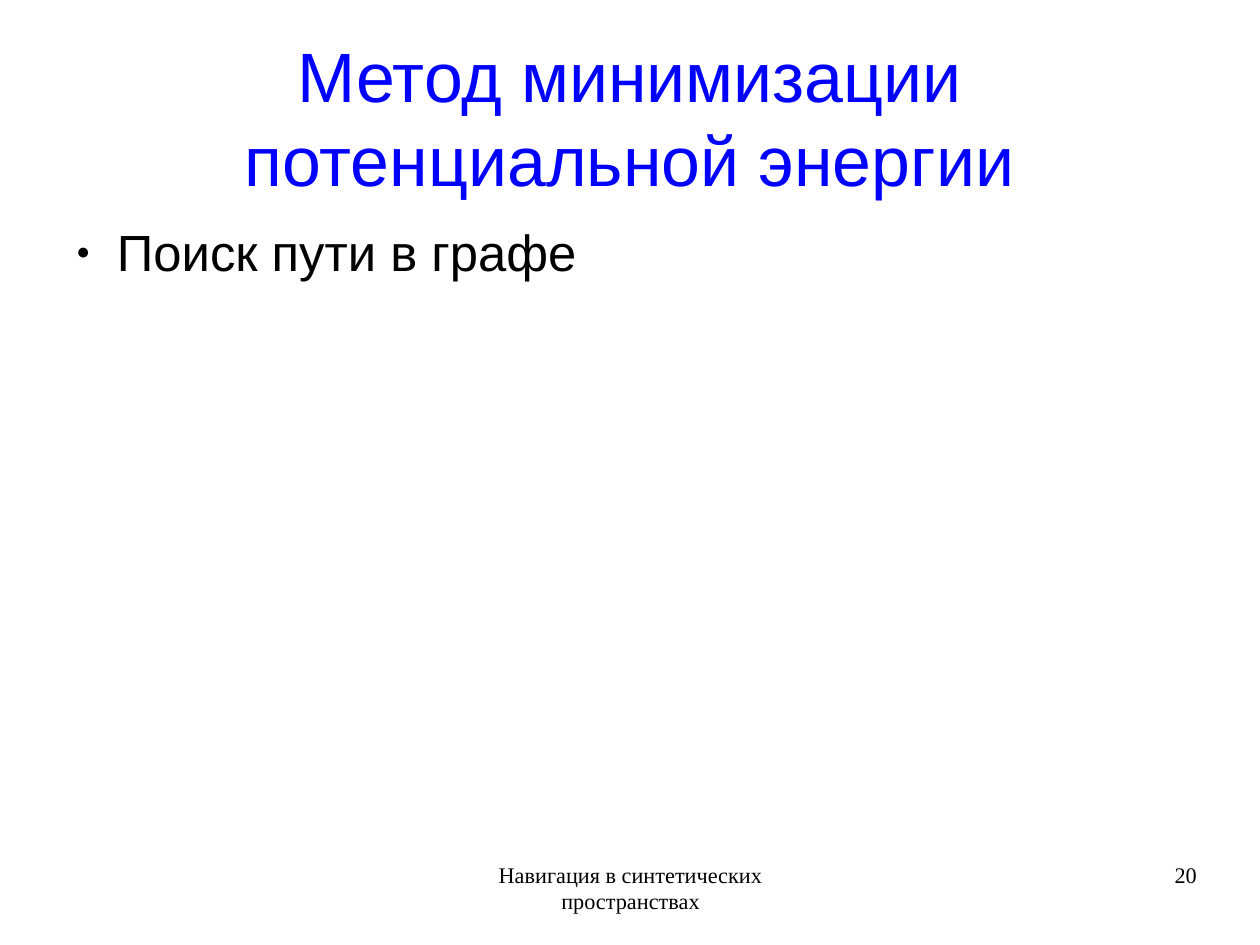
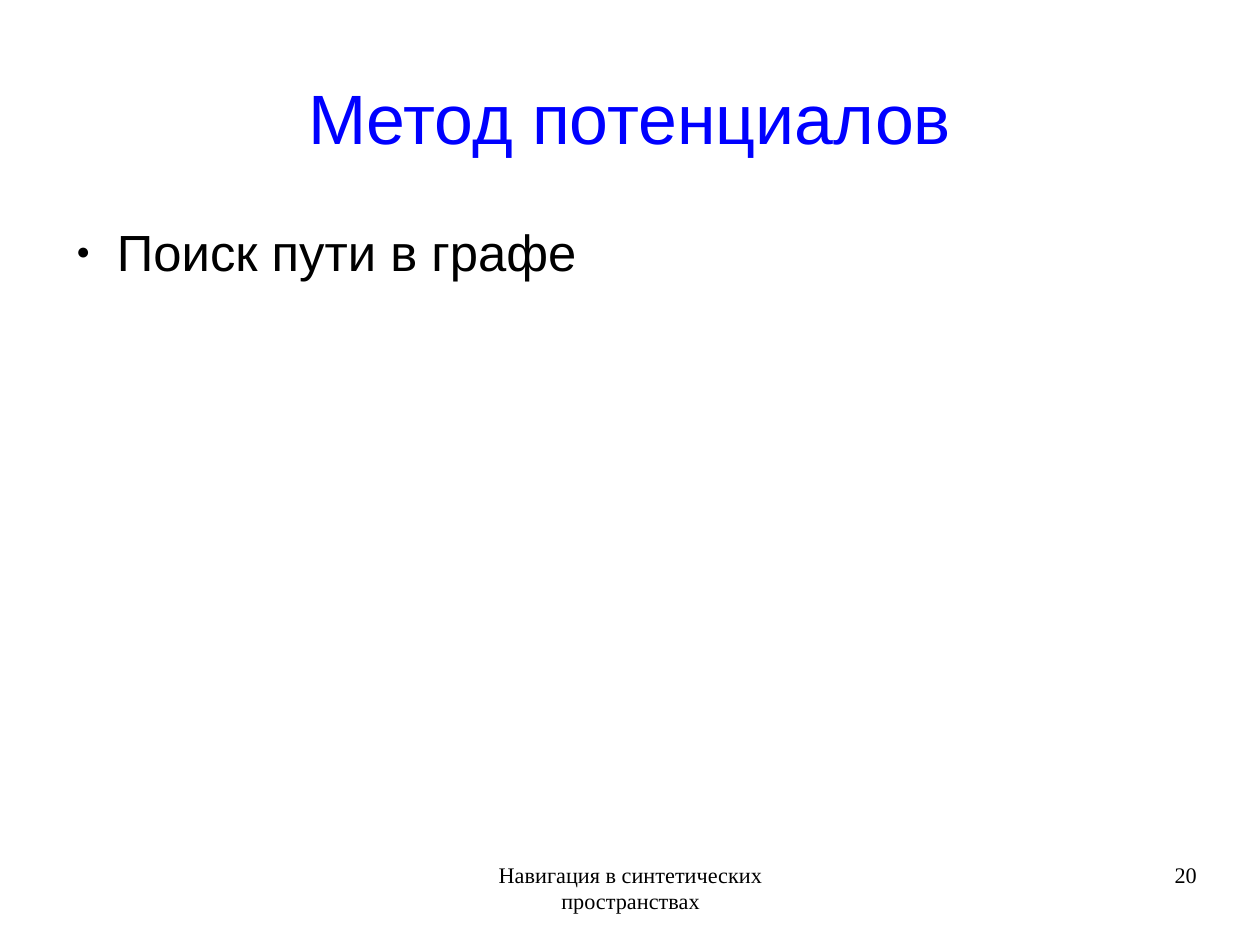
Before and after one commit to rutsky/semester09, a slide deck: slide 20 of Artificial_intelligence/Navigation_in_synthetic_space/50572_Rutsky_Navigation_in_synthetic_space.odp. Drawn at 1260x945 pixels with LibreOffice and Linux fonts; fonts in the diff are those of the drawing. Boxes give left, top, right and bottom in pixels: in the first picture for what was removed or moved away, otherwise in the second. Text is boxed around its words. In the diff, an @@ line names an element or a change of style, - is before the commit and + after.

```diff
--- a/Artificial_intelligence/Navigation_in_synthetic_space/50572_Rutsky_Navigation_in_synthetic_space.odp
+++ b/Artificial_intelligence/Navigation_in_synthetic_space/50572_Rutsky_Navigation_in_synthetic_space.odp
@@ title at [308,96,951,157]: text changed @@
-Метод минимизации потенциальной энергии
+Метод потенциалов
```
Also in this commit, not shown: 1 other slide changed, 1 slide added, 1 slide removed.
